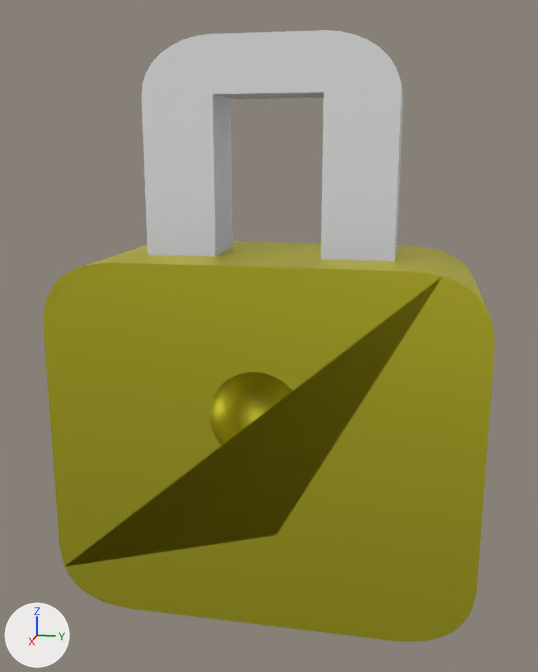
What one commit did to the Blender file Blender/Others/Menu/lock.blend.
Rendered twice from a camera (50 mm lens) standing at (3.52, 0.67, 1.33) and looking at (0.03, -0.03, 0.46). Lighting does not change. The marker at lower left points along +X, +Y and +Z.
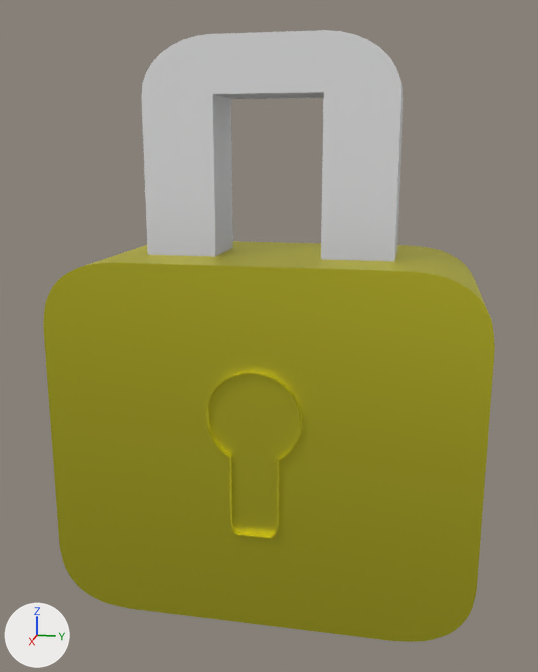
Pixel boxes [x1, y1, x2, y2] of what changed, in the pictures (538 x 672 px):
'Cube.002', added (yellow): after [206, 372, 302, 538]
part 1 of me_cube_001, deleted (yellow): before [43, 263, 495, 642]

The edits, one by one:
me_cube_001 is used by ob_cube; location (0.0, 0.0, 0.0); scale (0.444, 1.0, 0.863).
me_cube_001 had 17042 vertices, 16630 faces and spanned x -1.0..1.0, y -1.0..1.0, z -1.0..1.0.
me_cube_001 now has 288 vertices, 287 faces and spans x -1.0..1.0, y -1.0..1.0, z -1.0..1.0.
me_cube_001 part 1: 16754 vertices removed from x 0.42..1.0, y -0.93..0.65, z -0.45..0.94.
Mesh me_cube_003 is new.
It has 1850 vertices, 1396 faces and spans x 0.793..1.075, y -0.223..0.215, z -0.447..0.462.
It uses material mat_material_001 (yellow #e7e040).
Object 'Cube.002' (ob_cube_002) is new; it shows me_cube_003.
Its location is (-0.005, 0.0, 0.0).
Its scale is (0.444, 1.0, 0.863).
